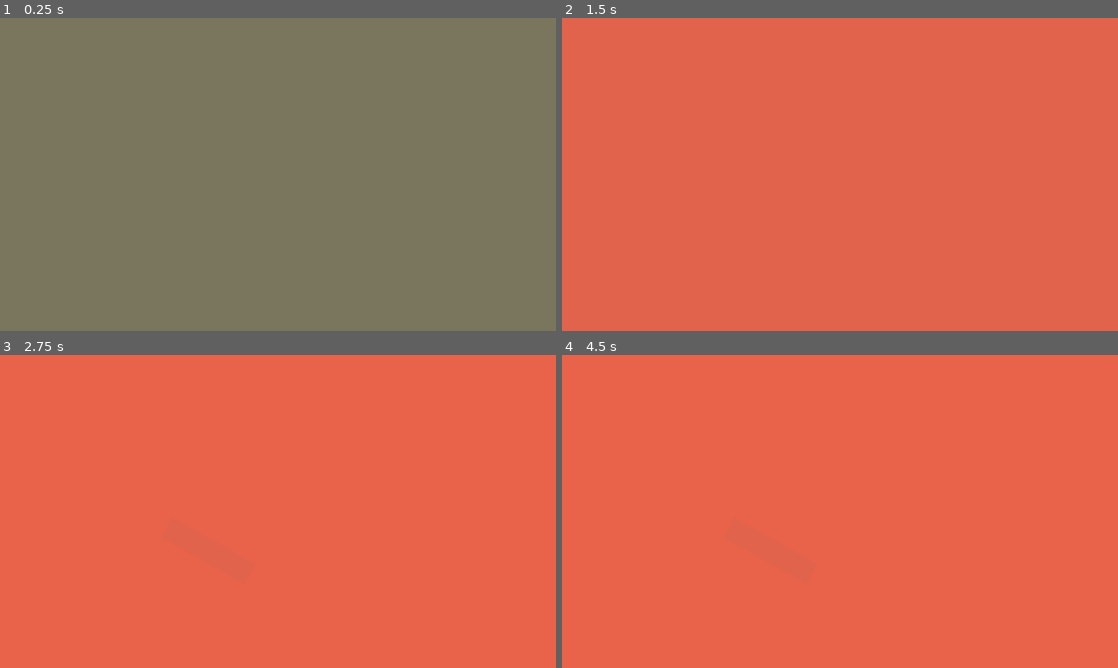
Above: before the commit, frames 1-4 (two rows, left to right).
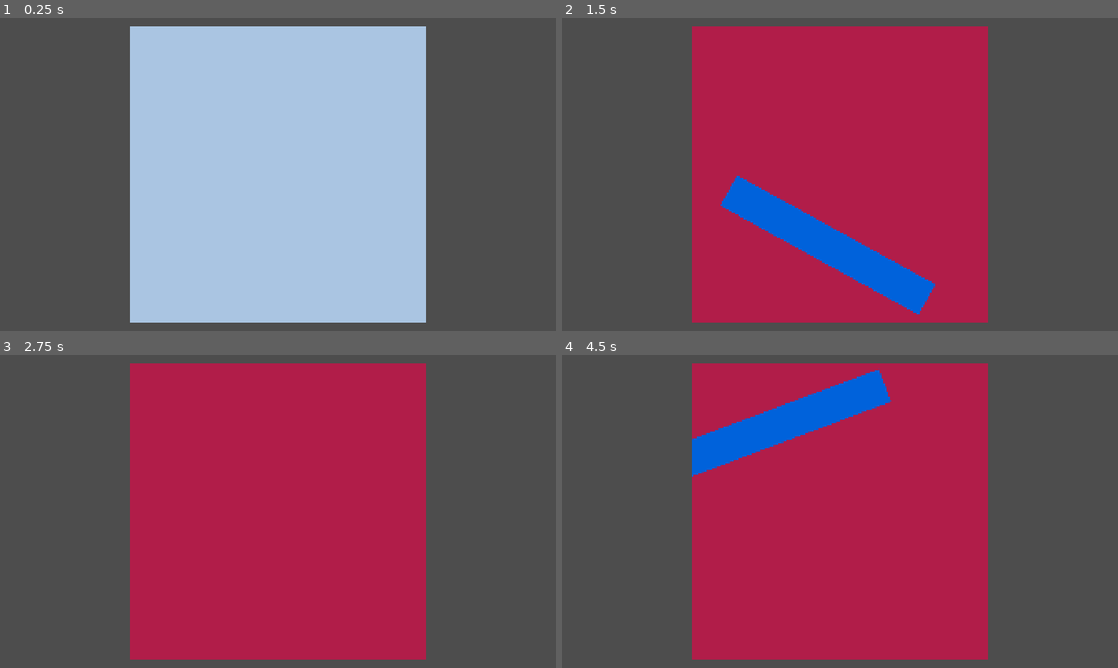
Above: after the commit, the same moments.

Repository: peterho2022/GGJ26TeamG
Game: Godot game, scene res://MuryanTest/main.tscn
Same seed, same stepped clock (60 frames per second), same inputs: the game is played once before the commit and once after it. The engine's default icon, where the game draws it, is replaced by a stand-in: a white triangle on a blue panel in a dark square.
Inputs (mouse positions are in pixels of both pictures, inside the frame that each line leads up to):
- Up to frame 1 (0.25 s): no input
- Up to frame 2 (1.5 s): tap Enter (commit_color) at 0.5 s; move the mouse to (962, 158) at 0.52 s; hold Enter (commit_color) 0.53-1.25 s; click (962, 158) at 0.67 s; tap Z (undo_tape) at 0.8 s; tap Space at 1.25 s; drag from (728, 190) to (812, 237) at 1.27 s
- Up to frame 3 (2.75 s): move the mouse to (333, 442) at 2.02 s; hold Enter (commit_color) from 2.03 s (still down); click (333, 442) at 2.17 s; tap Z (undo_tape) at 2.3 s
- Up to frame 4 (4.5 s): release Enter (commit_color) at 2.75 s; drag from (812, 574) to (673, 464) at 2.77 s; move the mouse to (1006, 558) at 3.52 s; hold Z (undo_tape) 3.53-4.25 s; tap 1 at 3.6 s; click (1006, 558) at 3.67 s; tap Escape (ui_cancel) at 4.15 s; tap Space at 4.25 s; drag from (673, 464) to (756, 433) at 4.27 s

The runs differ from the first frame. In frame 1, 100% of the frame differs, in the area x 0-100%, y 0-100%; in frame 2, 100%; in frame 3, 100%; in frame 4, 100%.

Commit message:
貼膠帶第一版

Diff:
--- a/MuryanTest/canvas.gd
+++ b/MuryanTest/canvas.gd
@@ -1,4 +1,8 @@
 extends Node2D
+
+@export var paper_color: Color = Color(0.95, 0.94, 0.90, 1.0) # 紙色
+@export var tape_color: Color = Color(1.0, 0.92, 0.55, 1.0)   # 膠帶色
+@export var paper_bg_path: NodePath
 
 @export var canvas_size: Vector2i = Vector2i(1024, 1024)
 @export var tape_width_px: float = 24.0
@@ -15,26 +19,58 @@
 var _mask_root: Node2D
 var _results_root: Node2D
 var _tape_overlay: Sprite2D
+var _paper_bg: Sprite2D
 
 var _white_tex: ImageTexture
 var _dragging := false
 var _start_local := Vector2.ZERO
 
-var current_color := Color(0.9, 0.2, 0.2, 1.0)
+# 預覽膠帶需要的功能
+enum PlaceState { IDLE, LENGTH_TIMING }
+var _state: PlaceState = PlaceState.IDLE
+
+@export var min_len_px: float = 40.0
+@export var max_len_px: float = 260.0
+@export var length_cycles_per_sec: float = 1.2   # 每秒來回幾次（節奏）
+
+var _anchor_local := Vector2.ZERO
+var _t := 0.0
+
+var _preview_poly: Polygon2D = null
+
+
+
+var current_color_index := 0
+@export var current_color_array: Array[Color]
 
 func _ready() -> void:
 	_mask_vp = get_node(mask_vp_path) as SubViewport
 	_mask_root = get_node(mask_root_path) as Node2D
 	_results_root = get_node(results_root_path) as Node2D
 	_tape_overlay = get_node(tape_overlay_path) as Sprite2D
+	_paper_bg = get_node(paper_bg_path) as Sprite2D
 
 	# 1x1 白貼圖，用 scale 拉到 canvas_size（用於 overlay / layer 顯示）
 	var img := Image.create(1, 1, false, Image.FORMAT_RGBA8)
 	img.fill(Color.WHITE)
 	_white_tex = ImageTexture.create_from_image(img)
-
+	_center_canvas_on_screen()
 	_setup_mask_viewport()
 	_setup_tape_overlay()
+	_setup_paper_background()
+
+# 假設 Canvas 節點的原點是畫布左上角（你目前 centered=false 就是這種）
+func _center_canvas_on_screen():
+	var view_size := get_viewport_rect().size
+	position = (view_size - Vector2(canvas_size)) * 0.5
+
+func _setup_paper_background() -> void:
+	_paper_bg.texture = _white_tex
+	_paper_bg.centered = false
+	_paper_bg.position = Vector2.ZERO
+	_paper_bg.scale = Vector2(canvas_size)
+	_paper_bg.modulate = paper_color
+	_paper_bg.z_index = -1000  # 確保在最底下（或用節點順序）
 
 func _setup_mask_viewport() -> void:
 	_mask_vp.size = canvas_size
@@ -51,24 +87,56 @@
 	var mat := ShaderMaterial.new()
 	mat.shader = tape_overlay_shader
 	mat.set_shader_parameter("mask_tex", _mask_vp.get_texture())
+	mat.set_shader_parameter("tape_color", tape_color)
 	_tape_overlay.material = mat
 
+func _process(delta: float) -> void:
+	if _state != PlaceState.LENGTH_TIMING:
+		return
+
+	_t += delta
+
+	# 角度跟著滑鼠（方向由 A 指向滑鼠）
+	var mouse_local := get_local_mouse_position()
+	var dir := mouse_local - _anchor_local
+	if dir.length() < 0.001:
+		dir = Vector2.RIGHT
+	else:
+		dir = dir.normalized()
+
+	# 長度在 min~max 間來回變動（sin 波）
+	var s := 0.5 + 0.5 * sin(_t * TAU * length_cycles_per_sec)  # 0..1
+	var length := lerpf(min_len_px, max_len_px, s)
+
+
+	var end_local := _anchor_local + dir * length
+	_update_preview_polygon(_anchor_local, end_local)
+
+
 func _unhandled_input(event: InputEvent) -> void:
-	if event is InputEventMouseButton and event.button_index == MOUSE_BUTTON_LEFT:
-		if event.pressed:
-			_dragging = true
-			_start_local = get_local_mouse_position()
+	if event is InputEventMouseButton and event.button_index == MOUSE_BUTTON_LEFT and event.pressed:
+		if _state == PlaceState.IDLE:
+			_begin_length_timing()
+		elif _state == PlaceState.LENGTH_TIMING:
+			_finalize_current_tape()
+
+	# 取消（可選）：右鍵或 ESC 取消這次預覽
+	if (event is InputEventMouseButton and event.button_index == MOUSE_BUTTON_RIGHT and event.pressed) \
+		or event.is_action_pressed("ui_cancel"):
+		_cancel_preview()
+
+	# Undo：如果正在預覽，Undo = 取消預覽；如果空閒，Undo = 移除上一段永久膠帶
+	if event.is_action_pressed("undo_tape"):
+		if _state == PlaceState.LENGTH_TIMING:
+			_cancel_preview()
 		else:
-			if _dragging:
-				_dragging = false
-				var end_local := get_local_mouse_position()
-				_add_tape_segment(_start_local, end_local)
-
-	if event.is_action_pressed("undo_tape"):
-		_undo_last_tape()
-
+			_undo_last_tape()
+
+	# 上色確認：建議只允許在 IDLE（避免你還在跑長度時就 commit）
 	if event.is_action_pressed("commit_color"):
-		await _commit_layer()
+		if _state == PlaceState.IDLE:
+			await _commit_layer()
+
 
 func _add_tape_segment(a: Vector2, b: Vector2) -> void:
 	if a.distance_to(b) < 2.0:
@@ -80,7 +148,7 @@
 
 	var p := Polygon2D.new()
 	p.polygon = poly
-	p.color = Color.WHITE  # 白=膠帶遮罩
+	p.color = tape_color  # 白=膠帶遮罩
 	_mask_root.add_child(p)
 
 func _make_tape_poly(a: Vector2, b: Vector2, half_w: float) -> PackedVector2Array:
@@ -101,6 +169,9 @@
 		(child as Node).queue_free()
 
 func _commit_layer() -> void:
+	if current_color_index > current_color_array.size():
+		#Game End
+		return
 	# 依官方建議：抓 viewport 圖像要等該幀渲染結束，不然可能拿到空貼圖。 :contentReference[oaicite:5]{index=5}
 	await RenderingServer.frame_post_draw
 
@@ -118,10 +189,38 @@
 	var mat := ShaderMaterial.new()
 	mat.shader = paint_layer_shader
 	mat.set_shader_parameter("mask_tex", saved_mask)
-	mat.set_shader_parameter("layer_color", current_color)
+	mat.set_shader_parameter("layer_color", current_color_array[current_color_index])
+	current_color_index += 1
 	layer.material = mat
 
 	_results_root.add_child(layer)
 
 	# 撕掉膠帶：清空 mask，TapeOverlay 會立刻變空（因為它讀的是 MaskVP 畫面）
 	_clear_mask()
+
+func _begin_length_timing() -> void:
+	_state = PlaceState.LENGTH_TIMING
+	_t = 0.0
+	_anchor_local = get_local_mouse_position()
+
+	if _preview_poly == null:
+		_preview_poly = Polygon2D.new()
+		_preview_poly.color = Color.WHITE  # 白=膠帶遮罩
+		_mask_root.add_child(_preview_poly)
+
+func _update_preview_polygon(a: Vector2, b: Vector2) -> void:
+	var poly := _make_tape_poly(a, b, tape_width_px * 0.5)
+	_preview_poly.polygon = poly
+
+func _finalize_current_tape() -> void:
+	# 讓目前的 preview 變成永久膠帶：方法是「把 preview 變成普通節點」然後清掉引用
+	_state = PlaceState.IDLE
+	_preview_poly = null  # 不再更新它，視為永久膠帶
+
+func _cancel_preview() -> void:
+	if _state != PlaceState.LENGTH_TIMING:
+		return
+	_state = PlaceState.IDLE
+	if _preview_poly != null:
+		_preview_poly.queue_free()
+		_preview_poly = null
--- a/MuryanTest/main.tscn
+++ b/MuryanTest/main.tscn
@@ -3,6 +3,7 @@
 [ext_resource type="Script" uid="uid://c8vayeutibgxy" path="res://MuryanTest/canvas.gd" id="1_0xm2m"]
 [ext_resource type="Shader" uid="uid://cagap8j26mp5o" path="res://MuryanTest/tape_overlay.gdshader" id="1_ig7tw"]
 [ext_resource type="Shader" uid="uid://dbrlv7aro0ts" path="res://MuryanTest/paint_layer.gdshader" id="3_h2yge"]
+[ext_resource type="Texture2D" uid="uid://dq5blwln0330g" path="res://icon.svg" id="4_pal21"]
 
 [sub_resource type="ShaderMaterial" id="ShaderMaterial_0xm2m"]
 shader = ExtResource("1_ig7tw")
@@ -13,16 +14,23 @@
 
 [node name="Canvas" type="Node2D" parent="." unique_id=1034967132]
 script = ExtResource("1_0xm2m")
-canvas_size = Vector2i(1920, 1080)
-tape_width_px = 80.0
+tape_color = Color(0, 0.38311875, 0.8565164, 1)
+paper_bg_path = NodePath("PaperBackground")
+tape_width_px = 120.0
 mask_vp_path = NodePath("../MaskVP")
 mask_root_path = NodePath("../MaskVP/MaskRoot")
 results_root_path = NodePath("ResultsRoot")
 tape_overlay_path = NodePath("TapeOverlay")
 tape_overlay_shader = ExtResource("1_ig7tw")
 paint_layer_shader = ExtResource("3_h2yge")
+max_len_px = 800.0
+current_color_array = Array[Color]([Color(0.80829364, 0.6985646, 0, 1), Color(0.9929449, 0, 0.039394442, 1), Color(0, 0, 0, 1)])
+
+[node name="PaperBackground" type="Sprite2D" parent="Canvas" unique_id=1888206035]
+texture = ExtResource("4_pal21")
 
 [node name="BaseArt" type="Sprite2D" parent="Canvas" unique_id=320192340]
+visible = false
 
 [node name="ResultsRoot" type="Node2D" parent="Canvas" unique_id=1974845268]
 
@@ -30,7 +38,7 @@
 material = SubResource("ShaderMaterial_0xm2m")
 
 [node name="MaskVP" type="SubViewport" parent="." unique_id=853540378]
-size = Vector2i(1920, 1080)
+size = Vector2i(1024, 1024)
 render_target_update_mode = 4
 
 [node name="MaskRoot" type="Node2D" parent="MaskVP" unique_id=151372882]
--- a/MuryanTest/paint_layer.gdshader
+++ b/MuryanTest/paint_layer.gdshader
@@ -7,5 +7,5 @@
     float m = texture(mask_tex, UV).r; // 白=膠帶
     float a = 1.0 - m;                 // 沒遮到才上色
     COLOR = layer_color;
-    COLOR.a *= a;
+    COLOR.a *= ceil(a);
 }
--- a/MuryanTest/tape_overlay.gdshader
+++ b/MuryanTest/tape_overlay.gdshader
@@ -2,7 +2,7 @@
 
 uniform sampler2D mask_tex : source_color;
 uniform vec4 tape_color : source_color = vec4(1.0, 0.92, 0.55, 1.0);
-uniform float tape_opacity = 0.85;
+uniform float tape_opacity = 1.0;
 
 void fragment() {
     float m = texture(mask_tex, UV).r; // 白=膠帶
